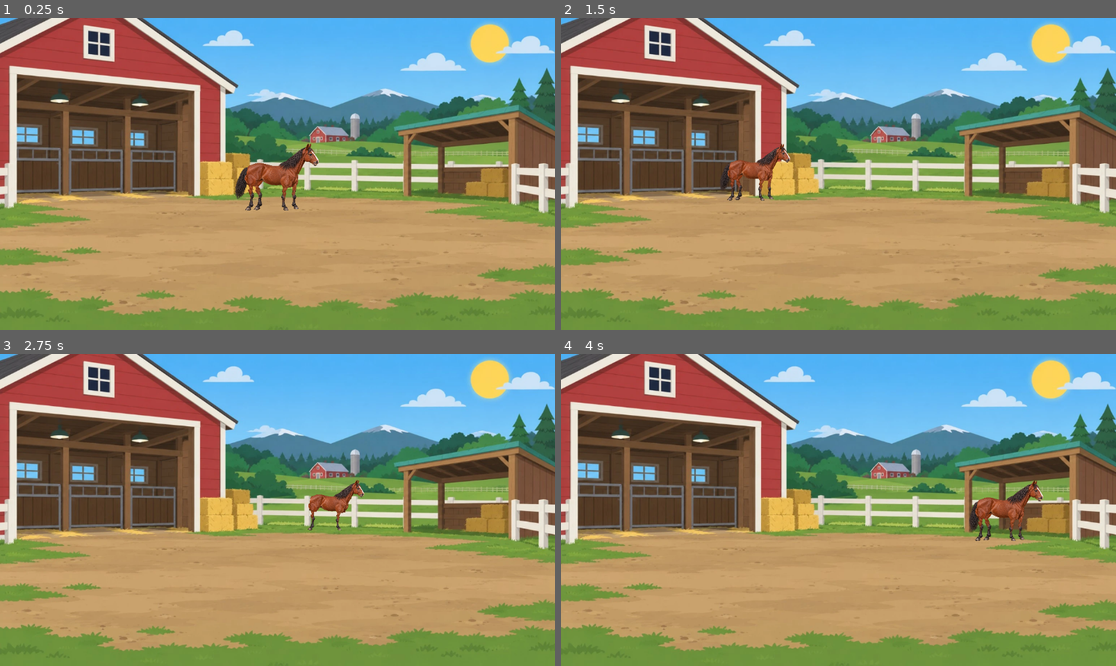
Above: before the commit, frames 1-4 (two rows, left to right).
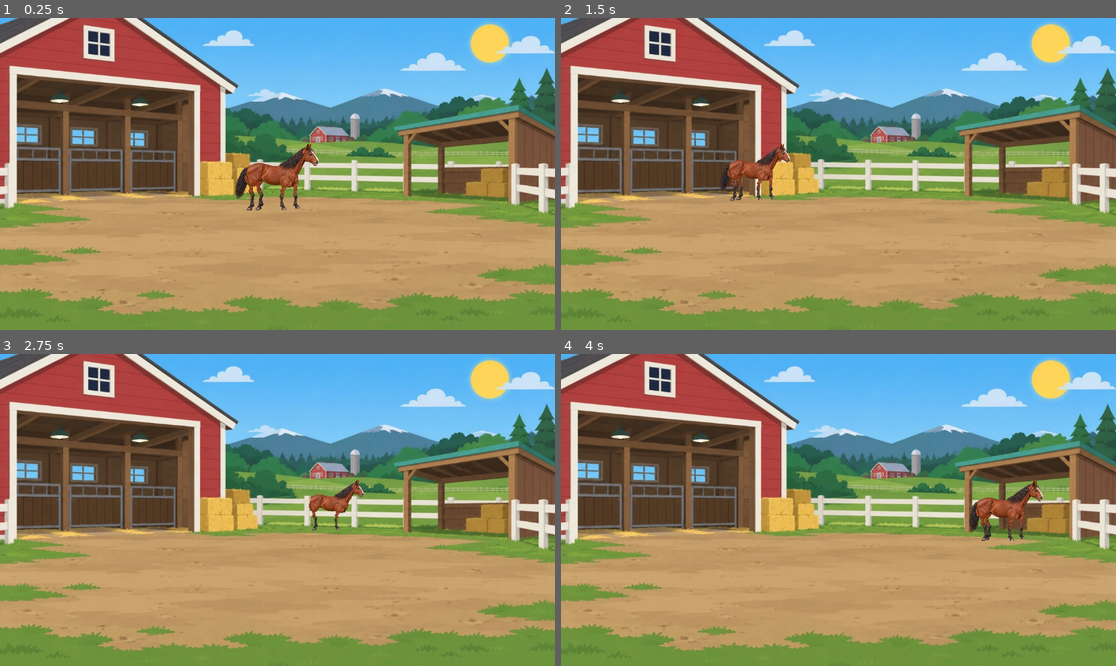
Above: after the commit, the same moments.

Repository: marceldubrig-hash/Pferd-und-Steve
Game: Godot game, scene res://scenes/main.tscn
Two runs of this game, one before a commit and one after it. Both use one fixed random seed, a clock stepped at 60 frames per second and the inputs below.
Inputs (mouse positions are in pixels of both pictures, inside the frame that each line leads up to):
- Up to frame 1 (0.25 s): no input
- Up to frame 2 (1.5 s): move the mouse to (960, 158) at 0.52 s; click (960, 158) at 0.67 s; drag from (727, 189) to (810, 236) at 1.27 s
- Up to frame 3 (2.75 s): move the mouse to (333, 441) at 2.02 s; click (333, 441) at 2.17 s
- Up to frame 4 (4 s): drag from (810, 572) to (672, 463) at 2.77 s; move the mouse to (1005, 556) at 3.52 s; click (1005, 556) at 3.67 s

The runs differ from the first frame. In frame 1, 0.2% of the frame differs, in the area x 44-55%, y 50-62%; in frame 2, 0.2%; in frame 3, 0.1%; in frame 4, 0.2%.

Commit message:
Increase horse walk animation amplitude

Diff:
--- a/scenes/horse_cutout_rig.tscn
+++ b/scenes/horse_cutout_rig.tscn
@@ -352,10 +352,10 @@
 tracks/0/interp = 1
 tracks/0/loop_wrap = true
 tracks/0/keys = {
-"times": PackedFloat32Array(0, 0.28, 0.58, 0.88, 1.2),
-"transitions": PackedFloat32Array(1, 1, 1, 1, 1),
-"update": 0,
-"values": [0.0, 0.10472, 0.0, -0.0872665, 0.0]
+"times": PackedFloat32Array(0, 0.3, 0.6, 0.9, 1.2),
+"transitions": PackedFloat32Array(1, 1, 1, 1, 1),
+"update": 0,
+"values": [0.0, 0.244346, 0.0, -0.191986, 0.0]
 }
 tracks/1/type = "value"
 tracks/1/imported = false
@@ -364,10 +364,10 @@
 tracks/1/interp = 1
 tracks/1/loop_wrap = true
 tracks/1/keys = {
-"times": PackedFloat32Array(0, 0.34, 0.64, 0.94, 1.2),
-"transitions": PackedFloat32Array(1, 1, 1, 1, 1),
-"update": 0,
-"values": [0.0, 0.0872665, 0.0, -0.0698132, 0.0]
+"times": PackedFloat32Array(0, 0.3, 0.6, 0.9, 1.2),
+"transitions": PackedFloat32Array(1, 1, 1, 1, 1),
+"update": 0,
+"values": [-0.15708, 0.0, 0.20944, 0.0, -0.15708]
 }
 tracks/2/type = "value"
 tracks/2/imported = false
@@ -379,7 +379,7 @@
 "times": PackedFloat32Array(0, 0.3, 0.6, 0.9, 1.2),
 "transitions": PackedFloat32Array(1, 1, 1, 1, 1),
 "update": 0,
-"values": [0.0, -0.0872665, 0.0, 0.10472, 0.0]
+"values": [0.0, -0.191986, 0.0, 0.244346, 0.0]
 }
 tracks/3/type = "value"
 tracks/3/imported = false
@@ -388,10 +388,10 @@
 tracks/3/interp = 1
 tracks/3/loop_wrap = true
 tracks/3/keys = {
-"times": PackedFloat32Array(0, 0.36, 0.66, 0.96, 1.2),
-"transitions": PackedFloat32Array(1, 1, 1, 1, 1),
-"update": 0,
-"values": [0.0, 0.0698132, 0.0, -0.0872665, 0.0]
+"times": PackedFloat32Array(0, 0.3, 0.6, 0.9, 1.2),
+"transitions": PackedFloat32Array(1, 1, 1, 1, 1),
+"update": 0,
+"values": [0.174533, 0.0, -0.20944, 0.0, 0.174533]
 }
 tracks/4/type = "value"
 tracks/4/imported = false
@@ -400,10 +400,10 @@
 tracks/4/interp = 1
 tracks/4/loop_wrap = true
 tracks/4/keys = {
-"times": PackedFloat32Array(0, 0.28, 0.58, 0.88, 1.2),
-"transitions": PackedFloat32Array(1, 1, 1, 1, 1),
-"update": 0,
-"values": [0.0, -0.139626, 0.0, 0.10472, 0.0]
+"times": PackedFloat32Array(0, 0.3, 0.6, 0.9, 1.2),
+"transitions": PackedFloat32Array(1, 1, 1, 1, 1),
+"update": 0,
+"values": [0.0, -0.314159, 0.0, 0.226893, 0.0]
 }
 tracks/5/type = "value"
 tracks/5/imported = false
@@ -412,10 +412,10 @@
 tracks/5/interp = 1
 tracks/5/loop_wrap = true
 tracks/5/keys = {
-"times": PackedFloat32Array(0, 0.34, 0.64, 0.94, 1.2),
-"transitions": PackedFloat32Array(1, 1, 1, 1, 1),
-"update": 0,
-"values": [0.0, -0.10472, 0.0, 0.0872665, 0.0]
+"times": PackedFloat32Array(0, 0.3, 0.6, 0.9, 1.2),
+"transitions": PackedFloat32Array(1, 1, 1, 1, 1),
+"update": 0,
+"values": [0.20944, 0.0, -0.261799, 0.0, 0.20944]
 }
 tracks/6/type = "value"
 tracks/6/imported = false
@@ -427,7 +427,7 @@
 "times": PackedFloat32Array(0, 0.3, 0.6, 0.9, 1.2),
 "transitions": PackedFloat32Array(1, 1, 1, 1, 1),
 "update": 0,
-"values": [0.0, 0.10472, 0.0, -0.139626, 0.0]
+"values": [0.0, 0.226893, 0.0, -0.314159, 0.0]
 }
 tracks/7/type = "value"
 tracks/7/imported = false
@@ -436,10 +436,10 @@
 tracks/7/interp = 1
 tracks/7/loop_wrap = true
 tracks/7/keys = {
-"times": PackedFloat32Array(0, 0.36, 0.66, 0.96, 1.2),
-"transitions": PackedFloat32Array(1, 1, 1, 1, 1),
-"update": 0,
-"values": [0.0, -0.0872665, 0.0, 0.10472, 0.0]
+"times": PackedFloat32Array(0, 0.3, 0.6, 0.9, 1.2),
+"transitions": PackedFloat32Array(1, 1, 1, 1, 1),
+"update": 0,
+"values": [-0.20944, 0.0, 0.261799, 0.0, -0.20944]
 }
 tracks/8/type = "value"
 tracks/8/imported = false
@@ -448,10 +448,10 @@
 tracks/8/interp = 1
 tracks/8/loop_wrap = true
 tracks/8/keys = {
-"times": PackedFloat32Array(0, 0.28, 0.58, 0.88, 1.2),
-"transitions": PackedFloat32Array(1, 1, 1, 1, 1),
-"update": 0,
-"values": [0.0, 0.0698132, 0.0, -0.0523599, 0.0]
+"times": PackedFloat32Array(0, 0.3, 0.6, 0.9, 1.2),
+"transitions": PackedFloat32Array(1, 1, 1, 1, 1),
+"update": 0,
+"values": [0.0, 0.15708, 0.0, -0.122173, 0.0]
 }
 tracks/9/type = "value"
 tracks/9/imported = false
@@ -460,10 +460,10 @@
 tracks/9/interp = 1
 tracks/9/loop_wrap = true
 tracks/9/keys = {
-"times": PackedFloat32Array(0, 0.34, 0.64, 0.94, 1.2),
-"transitions": PackedFloat32Array(1, 1, 1, 1, 1),
-"update": 0,
-"values": [0.0, 0.0523599, 0.0, -0.0349066, 0.0]
+"times": PackedFloat32Array(0, 0.3, 0.6, 0.9, 1.2),
+"transitions": PackedFloat32Array(1, 1, 1, 1, 1),
+"update": 0,
+"values": [-0.10472, 0.0, 0.139626, 0.0, -0.10472]
 }
 tracks/10/type = "value"
 tracks/10/imported = false
@@ -475,7 +475,7 @@
 "times": PackedFloat32Array(0, 0.3, 0.6, 0.9, 1.2),
 "transitions": PackedFloat32Array(1, 1, 1, 1, 1),
 "update": 0,
-"values": [0.0, -0.0523599, 0.0, 0.0698132, 0.0]
+"values": [0.0, -0.122173, 0.0, 0.15708, 0.0]
 }
 tracks/11/type = "value"
 tracks/11/imported = false
@@ -484,10 +484,10 @@
 tracks/11/interp = 1
 tracks/11/loop_wrap = true
 tracks/11/keys = {
-"times": PackedFloat32Array(0, 0.36, 0.66, 0.96, 1.2),
-"transitions": PackedFloat32Array(1, 1, 1, 1, 1),
-"update": 0,
-"values": [0.0, 0.0349066, 0.0, -0.0523599, 0.0]
+"times": PackedFloat32Array(0, 0.3, 0.6, 0.9, 1.2),
+"transitions": PackedFloat32Array(1, 1, 1, 1, 1),
+"update": 0,
+"values": [0.10472, 0.0, -0.139626, 0.0, 0.10472]
 }
 tracks/12/type = "value"
 tracks/12/imported = false
